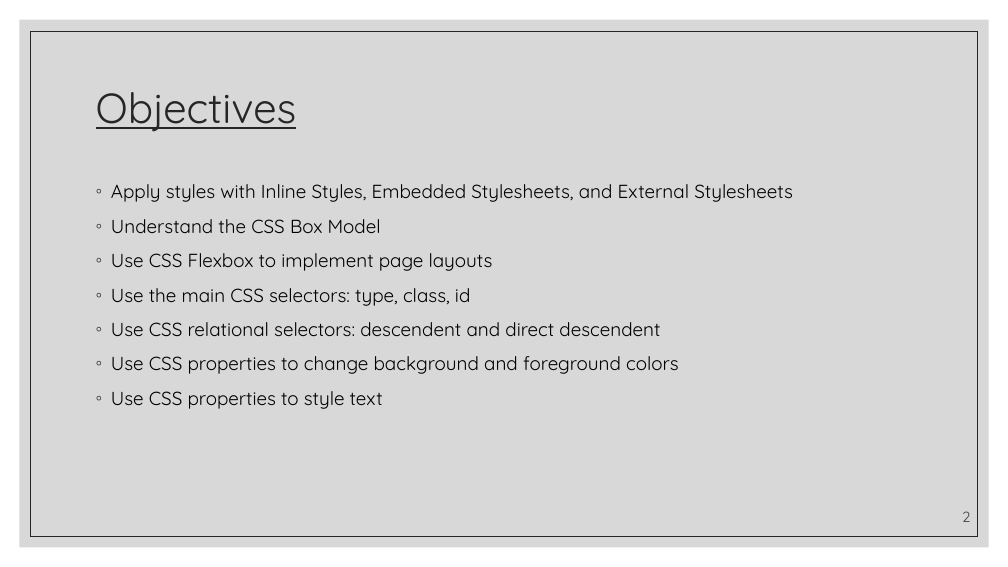
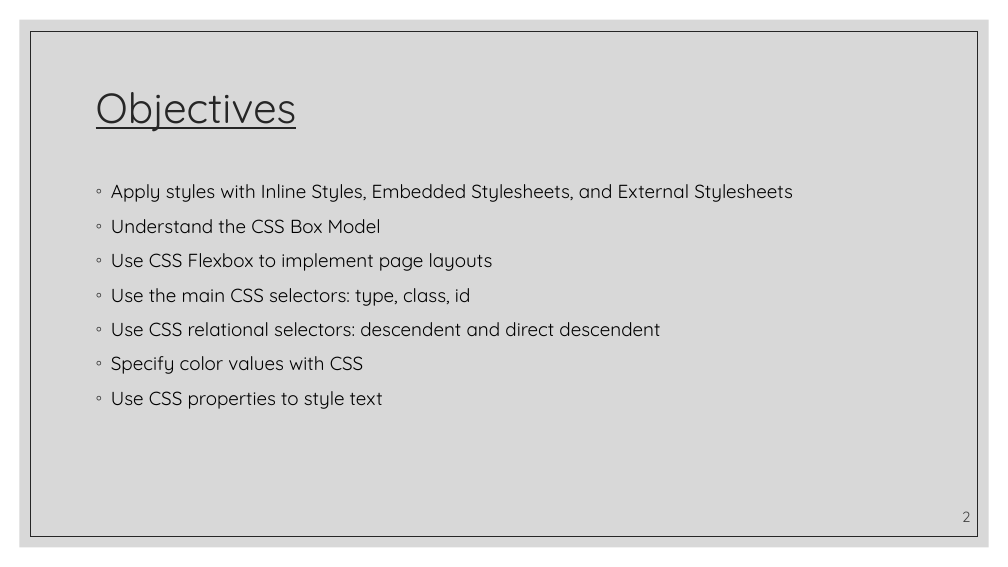
Before and after one commit to zackstotts/base-node-curriculum, a slide deck: slide 2 of unit_00/html_review/02 CSS.pptx. Drawn at 1008x567 pixels with LibreOffice and Linux fonts; fonts in the diff are those of the drawing. Boxes give left, top, right and bottom in pixels: in the first picture for what was removed or moved away, otherwise in the second. Text is boxed around its words. In the diff, an @@ line names an element or a change of style, - is before the commit and + after.

Commit message:
rewording an objective

```diff
--- a/unit_00/html_review/02 CSS.pptx
+++ b/unit_00/html_review/02 CSS.pptx
@@ text at (x1=111, y1=356, x2=364, y2=374): text changed @@
-◦ Use CSS properties to change background and foreground colors
+◦ Specify color values with CSS
```
Also in this commit, not shown: 1 other slide changed.
